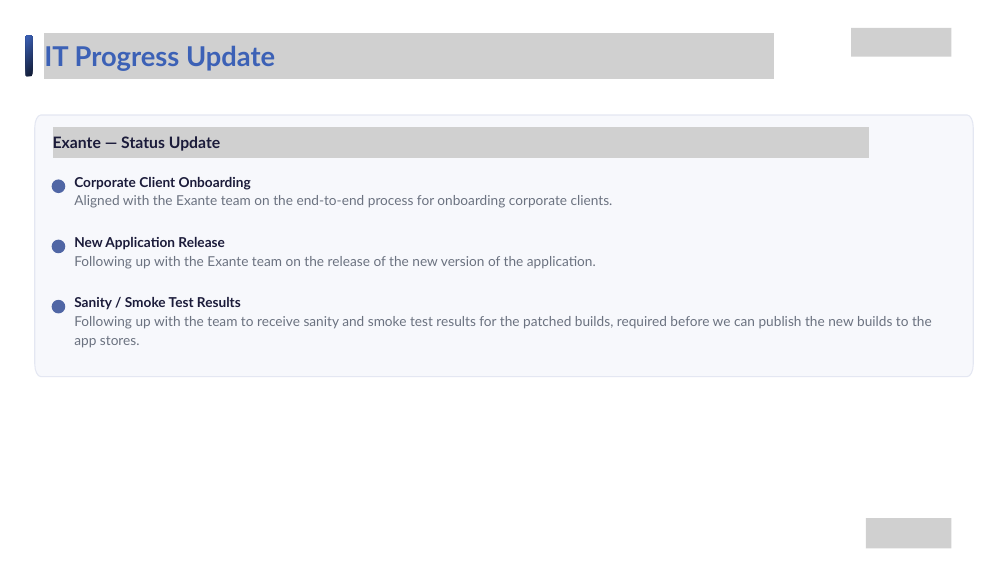
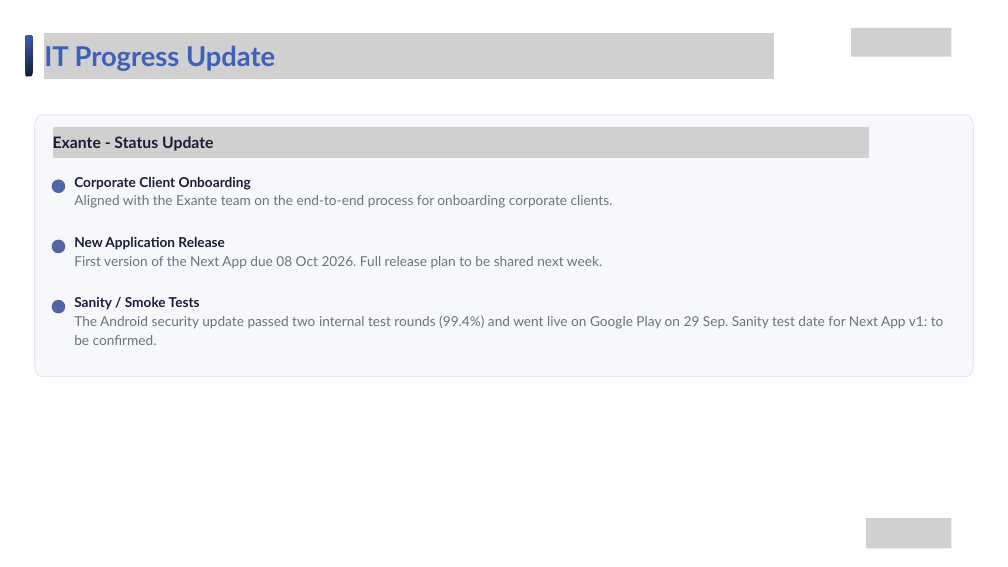
Before and after one commit to hatemmsc-ops/HatemIsa_202508993_IT9002_NLP_Project, a slide deck: slide 18 of emyaa-ceo-deck/output/ceo-update/eMYAA_Performance_Analysis_-_01.10.2026_-_Updated_29_Sep.pptx (slide 14 before the commit). Drawn at 1008x567 pixels with LibreOffice and Linux fonts; fonts in the diff are those of the drawing; grey boxes stand for pictures. Boxes give left, top, right and bottom in pixels: in the first picture for what was removed or moved away, otherwise in the second. Text is boxed around its words. In the diff, an @@ line names an element or a change of style, - is before the commit and + after.

```diff
--- a/emyaa-ceo-deck/output/ceo-update/eMYAA_Performance_Analysis_-_01.10.2026_-_Updated_29_Sep.pptx
+++ b/emyaa-ceo-deck/output/ceo-update/eMYAA_Performance_Analysis_-_01.10.2026_-_Updated_29_Sep.pptx
@@ text at (x1=53, y1=136, x2=214, y2=151): text changed @@
-Exante — Status Update
+Exante - Status Update
@@ text at (x1=74, y1=256, x2=602, y2=268): text changed @@
-Following up with the Exante team on the release of the new version of the application.
+First version of the Next App due 08 Oct 2026. Full release plan to be shared next week.
@@ text at (x1=74, y1=297, x2=944, y2=345): text changed @@
-Sanity / Smoke Test Results
-Following up with the team to receive sanity and smoke test results for the patched builds, required before we can publish the new builds to the app stores.
+Sanity / Smoke Tests
+The Android security update passed two internal test rounds (99.4%) and went live on Google Play on 29 Sep. Sanity test date for Next App v1: to be confirmed.
```
Also in this commit, not shown: 4 other slides changed, 4 slides added, 14 other files.
